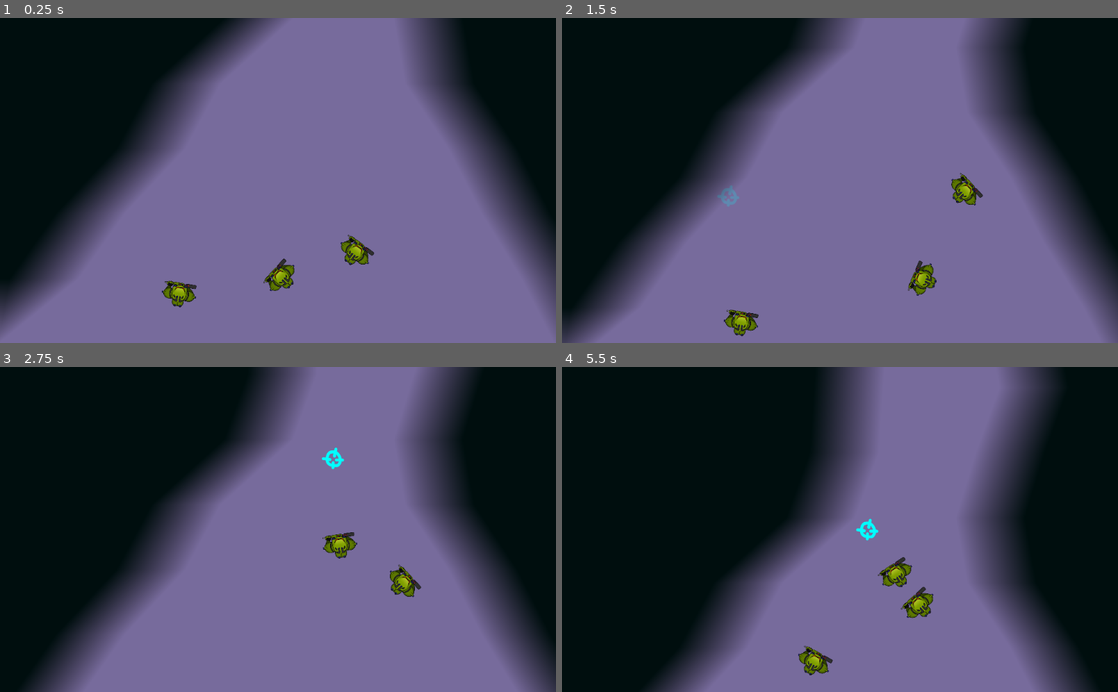
Above: before the commit, frames 1-4 (two rows, left to right).
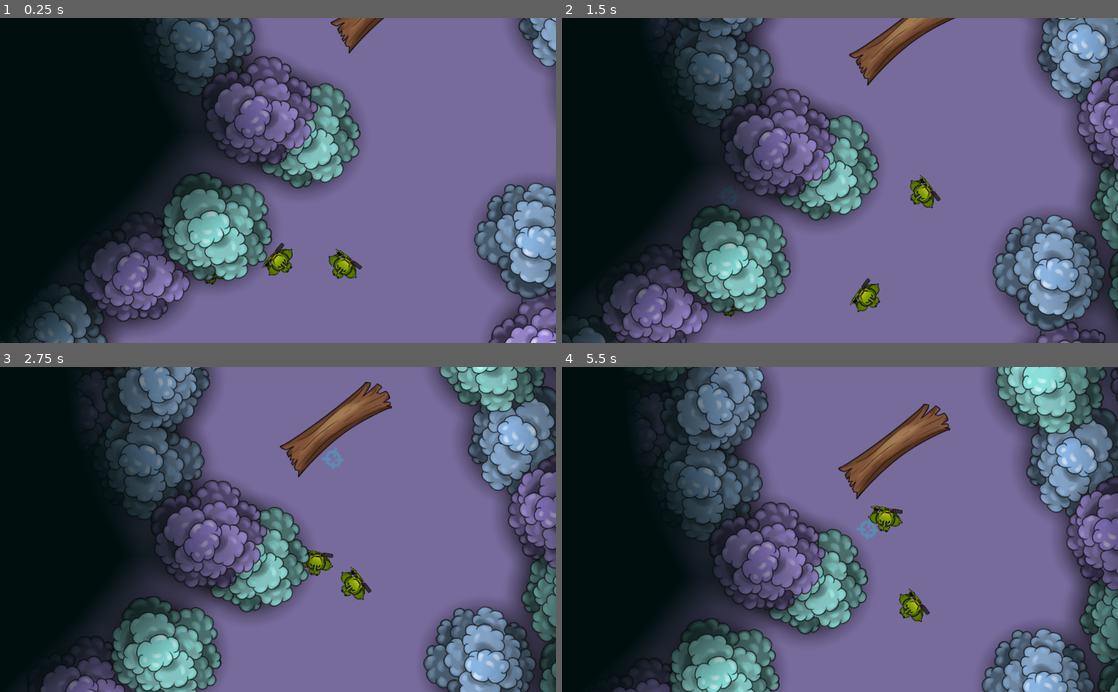
Above: after the commit, the same moments.

Repository: maxhha/afca
Game: Godot game, scene res://Scenes/main.tscn
Same seed, same stepped clock (60 frames per second), same inputs: the game is played once before the commit and once after it.
Inputs (mouse positions are in pixels of both pictures, inside the frame that each line leads up to):
- Up to frame 1 (0.25 s): no input
- Up to frame 2 (1.5 s): tap Enter at 0.5 s; move the mouse to (962, 164) at 0.52 s; click (962, 164) at 0.6 s; move the mouse to (728, 196) at 1.27 s; click (728, 196) at 1.35 s
- Up to frame 3 (2.75 s): tap Space at 2 s; move the mouse to (333, 458) at 2.02 s; click (333, 458) at 2.1 s
- Up to frame 4 (5.5 s): move the mouse to (812, 594) at 2.77 s; click (812, 594) at 2.85 s; move the mouse to (1006, 578) at 3.52 s; click (1006, 578) at 3.6 s; tap Enter at 4.25 s; move the mouse to (673, 480) at 4.27 s; click (673, 480) at 4.35 s; tap Space at 5 s; move the mouse to (867, 529) at 5.02 s; click (867, 529) at 5.1 s

The runs differ from the first frame. In frame 1, 49% of the frame differs, in the area x 0-100%, y 0-100%; in frame 2, 49%; in frame 3, 50%; in frame 4, 55%, in the area x 9-100%, y 0-100%.

Commit message:
Add forest generation on bounders.

Diff:
--- a/Scenes/Chunks/Chunk.gd
+++ b/Scenes/Chunks/Chunk.gd
@@ -1,7 +1,7 @@
 extends StaticBody2D
 
 const DARK_COLOR = Color("000F0F")
-const GRADIENT_SIZE = 128
+const GRADIENT_SIZE = 256
 const GRADIENT_Z_INDEX = 1024
 
 var size
@@ -188,3 +188,19 @@
 		and p.y >= global_position.y
 		and p.x < global_position.x + size.x
 		and p.y < global_position.y + size.y)
+
+func _soft_get(ar, i):
+	var fi = int(i)
+	var ci = int(ceil(i))
+	if fi == ci:
+		return ar[fi]
+	else:
+		return ar[fi]*(i - fi) + ar[ci]*(ci - i)
+
+func move_borders_to_shadow():
+	var left = $left.polygon
+	var right = $right.polygon
+
+	for i in range(count_points):
+		left[2+i].x -= GRADIENT_SIZE
+		right[2+i].x += GRADIENT_SIZE
--- a/Scenes/Chunks/gen_forest.gd
+++ b/Scenes/Chunks/gen_forest.gd
@@ -1,9 +1,14 @@
 extends "res://Scenes/Chunks/Chunk.gd"
 
 var Trunk = preload("res://Scenes/trunk.tscn")
+var TreeFG = preload("res://Scenes/tree.tscn")
 const trunk_size = 160
+const tree_size = 75
+const WORK_TIME = 5000# usec
 
 func create(connect_points, props):
+	var TIME = OS.get_ticks_usec()
+
 	generate_borders(props.get("size"),
 		props.get("min_border_size", 1),
 		props.get("width", 80),
@@ -16,18 +21,81 @@
 	var count_points = props.get("count_points", 6)
 	var left = $left.polygon
 	var right = $right.polygon
+	#place borders forest
+	var poses = []
+
+	var e = 0
+	while e < 200:
+		var p
+		while true:
+			p = Vector2(randf(), randf())*Vector2(size.x, count_points-1)
+			var b = _soft_get(left, p.y + 2)
+			if abs(b.x - GRADIENT_SIZE / 2.0 - p.x) <= GRADIENT_SIZE / 2.0:
+				p.y = b.y
+				break
+
+		var matches = true
+		for t in poses:
+			if t.distance_to(p) <= tree_size * 2:
+				matches = false
+				break
+
+		if matches:
+			poses.append(p)
+			var t = TreeFG.instance()
+			add_child(t)
+			t.position = p
+			t.rotation = randf() * TAU
+
+		if OS.get_ticks_usec() - TIME >= WORK_TIME:
+			yield(get_tree(), "idle_frame")
+			TIME = OS.get_ticks_usec()
+
+		e += 1
+
+	# repeat process to right side
+	poses = []
+
+	e = 0
+	while e < 1000:
+		var p
+		while true:
+			p = Vector2(randf(), randf())*Vector2(size.x, count_points-1)
+			var b = _soft_get(right, p.y + 2)
+			if abs(b.x + GRADIENT_SIZE / 2.0 - p.x) <= GRADIENT_SIZE / 2.0:
+				p.y = b.y
+				break
+
+		var matches = true
+		for t in poses:
+			if t.distance_to(p) <= tree_size * 2:
+				matches = false
+				break
+
+		if matches:
+			poses.append(p)
+			var t = TreeFG.instance()
+			add_child(t)
+			t.position = p
+			t.rotation = randf() * TAU
+
+		if OS.get_ticks_usec() - TIME >= WORK_TIME:
+			yield(get_tree(), "idle_frame")
+			TIME = OS.get_ticks_usec()
+
+		e += 1
+
+	# place trunks
 	var count_trunks = int(rand_range(props.get("min_n_trunk", 0), props.get("max_n_trunk", 0)+1))
 
 	var trunks = []
 
 # warning-ignore:unused_variable
 	for i in range(count_trunks):
-		var n = Trunk.instance()
-
 		var p_y
 		var p_x
 
-		var e = 0
+		e = 0
 
 		var matches = false
 
@@ -50,13 +118,16 @@
 			e += 1
 
 		if e >= 1000:
-			n.queue_free()
-			return
+			break
 
+		var n = Trunk.instance()
 		add_child(n)
 		n.rotation = randf() * TAU
 		n.position = Vector2(p_x, p_y)
 		trunks.append(Vector2(p_x, p_y))
 
-func _soft_get(ar, i):
-	return (ar[int(i)] + ar[ceil(i)]) / 2
+		if OS.get_ticks_usec() - TIME >= WORK_TIME:
+			yield(get_tree(), "idle_frame")
+			TIME = OS.get_ticks_usec()
+
+	move_borders_to_shadow()
--- a/Scenes/camera_control.gd
+++ b/Scenes/camera_control.gd
@@ -15,9 +15,10 @@
 
 		for u in units.get_children():
 			target += u.global_position
-
-		var y = (target / units.get_child_count() + offset*direction).y
+		var p = (target / units.get_child_count() + offset*direction)
+		var y = p.y
 		if direction >= 0:
 			global_position.y = max(y, global_position.y)
 		else:
 			global_position.y = min(y, global_position.y)
+		global_position.x = p.x
--- a/Scenes/main.gd
+++ b/Scenes/main.gd
@@ -23,8 +23,9 @@
 	randomize()
 	current_unit = player_units[current]
 
-	var border_size = 128
 	var normal_size = get_viewport_rect().size
+	var border_size = 512
+
 
 	$chunks.position.x = -border_size
 
@@ -47,6 +48,14 @@
 	current_chunk = chunks[0]
 	chunks[0].position.y = 0
 	chunks.append(create_chunk('free_forest'))
+
+	get_tree().connect("screen_resized", self, "_on_screen_resize")
+
+func _on_screen_resize():
+	var normal_s = Vector2(1024, 600)
+	var new_s = get_viewport_rect().size
+	var k = 1 / max(new_s.x / normal_s.x, new_s.y / normal_s.y) - 1
+	$camera_control/camera.zoom = Vector2.ONE * (abs(k)*0.5*sign(k) + 1)
 
 func next_unit():
 	current = (1 + current) % len(player_units)
@@ -91,9 +100,9 @@
 func create_chunk(type, base_y=0):
 	var t = _chunk_types[type]
 	var g = _chunk_classes[t["class"]].instance()
+	$chunks.add_child(g)
+	g.create(_connect_points, t)
 
-	g.create(_connect_points, t)
-	$chunks.add_child(g)
 
 	_connect_points = g.finish_points
 
--- a/Scenes/main.tscn
+++ b/Scenes/main.tscn
@@ -27,13 +27,13 @@
 z_index = 16
 
 [node name="unit" parent="units" instance=ExtResource( 3 )]
-position = Vector2( 515.687, 472.985 )
+position = Vector2( 501.622, 235.643 )
 
 [node name="unit2" parent="units" instance=ExtResource( 3 )]
-position = Vector2( 661.555, 425.365 )
+position = Vector2( 628.151, 242.524 )
 
 [node name="unit3" parent="units" instance=ExtResource( 3 )]
-position = Vector2( 333.874, 500.533 )
+position = Vector2( 369.036, 231.546 )
 
 [node name="cursor" type="Sprite" parent="."]
 position = Vector2( 987.101, 95.7635 )
@@ -42,11 +42,10 @@
 texture = ExtResource( 4 )
 
 [node name="camera_control" type="Node2D" parent="."]
-editor/display_folded = true
 position = Vector2( 515.12, 298.875 )
 script = ExtResource( 5 )
 
-[node name="Camera2D" type="Camera2D" parent="camera_control"]
+[node name="camera" type="Camera2D" parent="camera_control"]
 current = true
 drag_margin_left = 0.0
 drag_margin_top = 0.0
--- /dev/null
+++ b/Scenes/tree.gd
@@ -0,0 +1,4 @@
+extends KinematicBody2D
+
+func _ready():
+	$sprite.region_rect.position.x = randi()%3*$sprite.region_rect.size.x
--- /dev/null
+++ b/Scenes/tree.tscn
@@ -0,0 +1,29 @@
+[gd_scene load_steps=5 format=2]
+
+[ext_resource path="res://Scenes/tree.gd" type="Script" id=1]
+[ext_resource path="res://Sprites/trees.png" type="Texture" id=2]
+[ext_resource path="res://Sprites/glow.png" type="Texture" id=3]
+
+[sub_resource type="CircleShape2D" id=1]
+radius = 45.0
+
+[node name="tree" type="KinematicBody2D"]
+script = ExtResource( 1 )
+
+[node name="sprite" type="Sprite" parent="."]
+editor/display_folded = true
+scale = Vector2( 0.9, 0.9 )
+z_index = 512
+z_as_relative = false
+texture = ExtResource( 2 )
+region_enabled = true
+region_rect = Rect2( 0, 0, 256, 256 )
+
+[node name="glow" type="Sprite" parent="sprite"]
+modulate = Color( 0, 0, 0, 1 )
+show_behind_parent = true
+scale = Vector2( 1.1, 1.1 )
+texture = ExtResource( 3 )
+
+[node name="shape" type="CollisionShape2D" parent="."]
+shape = SubResource( 1 )
Binary file removed: Sprites/tree3.png
Binary file added: Sprites/trees.png
Not shown, changed: Sprites/trees.png.import
